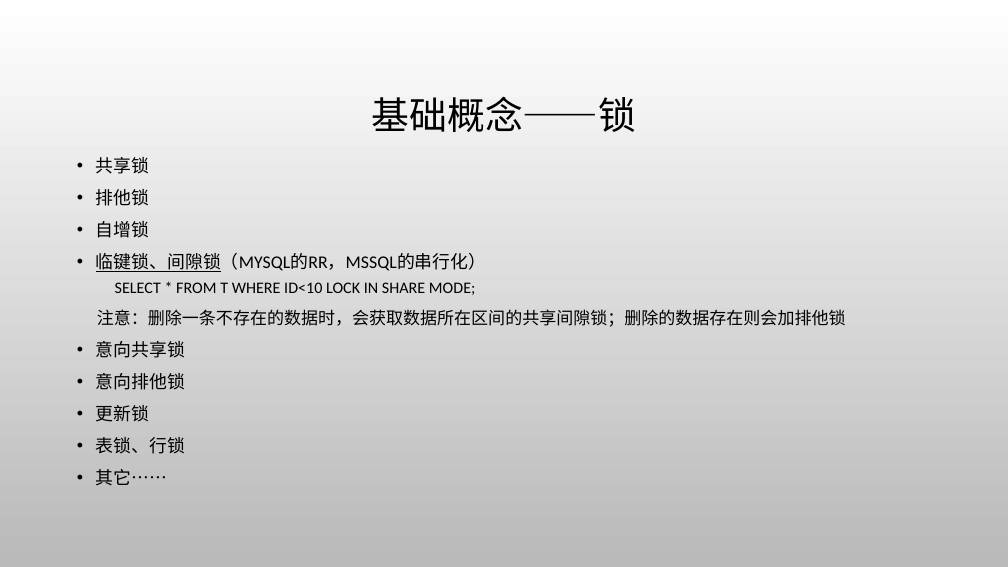
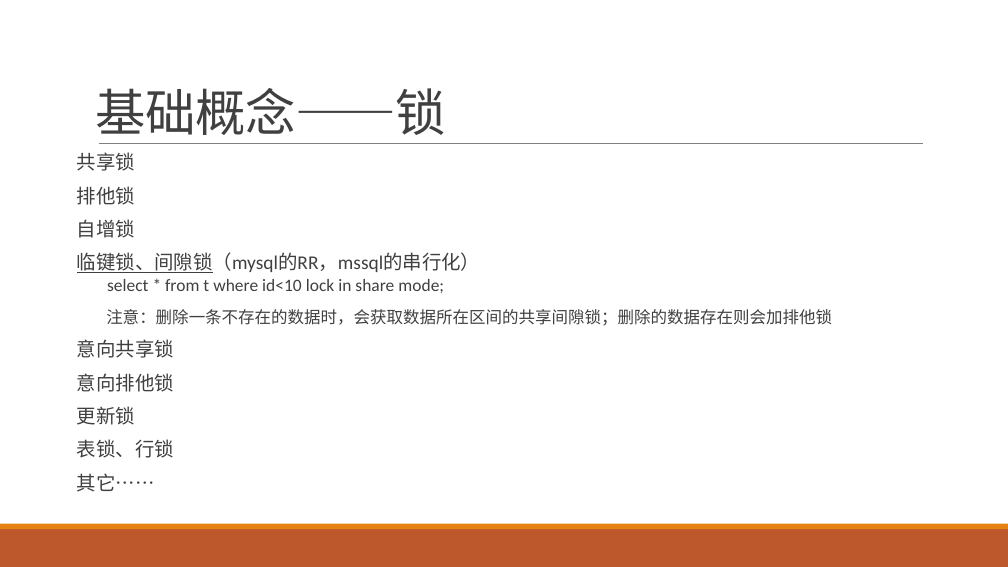
Before and after one commit to jaspone/notes, a slide deck: slide 12 of mysql分享.pptx. Drawn at 1008x567 pixels with LibreOffice and Linux fonts; fonts in the diff are those of the drawing; background and template pictures are left out. Boxes give left, top, right and bottom in pixels: in the first picture for what was removed or moved away, otherwise in the second. Text is boxed around its words. In the diff, an @@ line names an element or a change of style, - is before the commit and + after.

```diff
--- a/mysql分享.pptx
+++ b/mysql分享.pptx
@@ background picture (left out) to #FFFFFF @@
@@ title "基础概念——锁": place and size @@
-title "基础概念——锁" at box(372, 96, 637, 132)
+title "基础概念——锁" at box(96, 88, 446, 144)
@@ title "基础概念——锁" at box(96, 88, 446, 144): size 36 to 48 pt, text colour #000000 to #404040, letter spacing 0 to -0.5 pt; alignment centre to left; line spacing 0.9 to 0.85; vertical alignment middle to bottom @@
@@ line added from (99, 144) to (923, 144), #808080 0.5 pt @@
@@ text at box(77, 152, 832, 492): size 17 to 18.5 pt in "共享锁", "排他锁", "自增锁", "意向共享锁" and 4 more places; text colour #000000 to #404040 in "共享锁", "排他锁", "自增锁", "注意：删除一条不存在的数据时，会获取数据所在区间的共享间隙锁；删除的数据存在则会加排他锁" and 5 more places; size 16.1 to 15.7 pt in "注意：删除一条不存在的数据时，会获取数据所在区间的共享间隙锁；删除的数据存在则会加排他锁"; bullet • to  ; line spacing 1 to 0.8; more space between paragraphs; bullet colour #000000 to #E48312 @@
@@ text at box(77, 252, 481, 293): text changed; size 15.3 to 16.6 pt; text colour #000000 to #404040 @@
-• 临键锁、间隙锁（MYSQL的RR，MSSQL的串行化）
-  SELECT * FROM T WHERE ID<10 LOCK IN SHARE MODE;
+  临键锁、间隙锁（mysql的RR，mssql的串行化）
+  select * from t where id<10 lock in share mode;
@@ rectangle added at box(0, 529, 1008, 567), fill #BD582C @@
@@ rectangle added at box(0, 524, 1008, 529), fill #E48312 @@
```
Also in this commit, not shown: 40 other slides changed.
